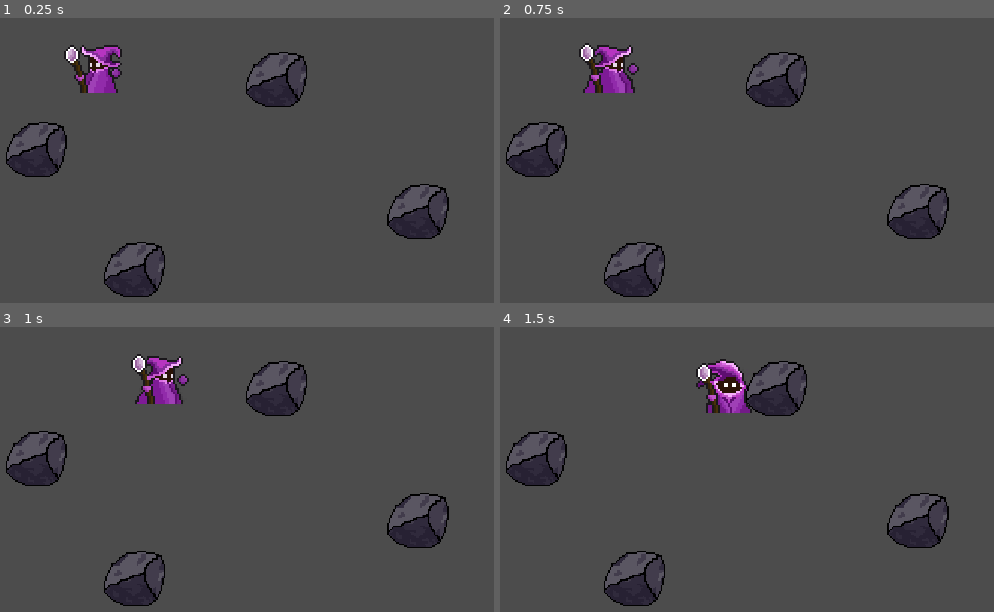
Above: before the commit, frames 1-4 (two rows, left to right).
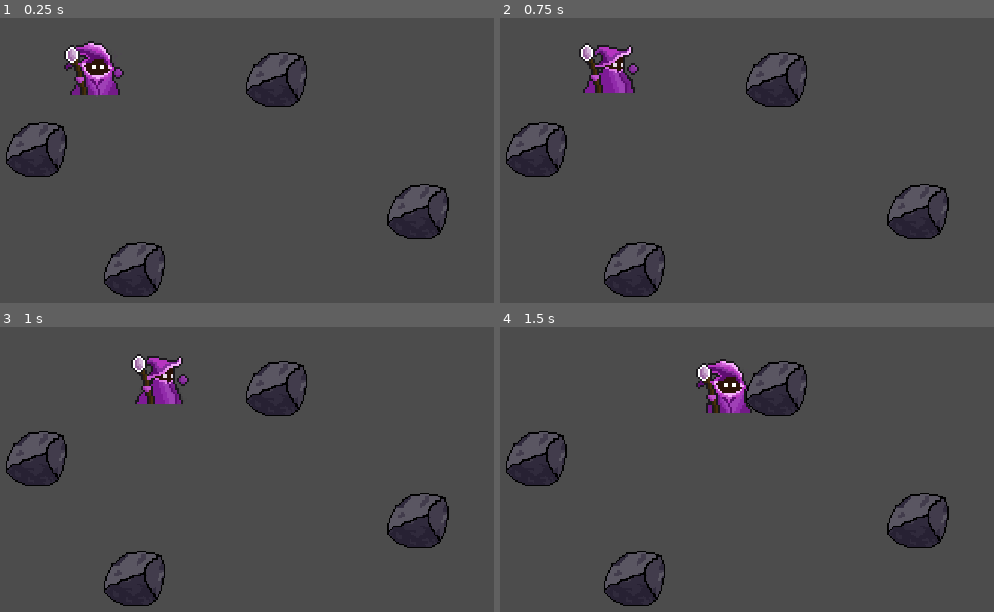
Above: after the commit, the same moments.

Repository: Argha-Ghosh/growth
Game: Godot game, scene res://Scenes/Level-1_Main Scene.tscn
Same seed, same stepped clock (60 frames per second), same inputs: the game is played once before the commit and once after it.
Inputs:
- Up to frame 1 (0.25 s): no input
- Up to frame 2 (0.75 s): tap Enter at 0.5 s; hold D (Move_right) from 0.53 s (still down)
- Up to frame 3 (1 s): keep holding D (Move_right)
- Up to frame 4 (1.5 s): release D (Move_right) at 1.28 s; hold S (Move_down) from 1.28 s (still down)

The runs differ from the first frame. In frame 1, 1.2% of the frame differs, in the area x 12-26%, y 8-28%; in frame 2, nothing differs; in frame 3, nothing differs; in frame 4, nothing differs.

Commit message:
Added the fireball attack animation spritesheet

Diff:
--- a/Assets/Player/Player.tscn
+++ b/Assets/Player/Player.tscn
@@ -171,11 +171,13 @@
 blend_point_0/node = SubResource( 13 )
 blend_point_0/pos = Vector2( -1, 0 )
 blend_point_1/node = SubResource( 14 )
-blend_point_1/pos = Vector2( 0, 1 )
+blend_point_1/pos = Vector2( 0, 1.1 )
 blend_point_2/node = SubResource( 15 )
 blend_point_2/pos = Vector2( 1, 0 )
 blend_point_3/node = SubResource( 16 )
-blend_point_3/pos = Vector2( 0, -1 )
+blend_point_3/pos = Vector2( 0, -1.1 )
+min_space = Vector2( -1, -1.1 )
+max_space = Vector2( 1, 1.1 )
 blend_mode = 1
 
 [sub_resource type="AnimationNodeAnimation" id=18]
@@ -194,11 +196,13 @@
 blend_point_0/node = SubResource( 18 )
 blend_point_0/pos = Vector2( -1, 0 )
 blend_point_1/node = SubResource( 19 )
-blend_point_1/pos = Vector2( 0, 1 )
+blend_point_1/pos = Vector2( 0, 1.1 )
 blend_point_2/node = SubResource( 20 )
 blend_point_2/pos = Vector2( 1, 0 )
 blend_point_3/node = SubResource( 21 )
-blend_point_3/pos = Vector2( 0, -1 )
+blend_point_3/pos = Vector2( 0, -1.1 )
+min_space = Vector2( -1, -1.1 )
+max_space = Vector2( 1, 1.1 )
 blend_mode = 1
 
 [sub_resource type="AnimationNodeStateMachineTransition" id=23]
@@ -247,5 +251,5 @@
 anim_player = NodePath("../AnimationPlayer")
 active = true
 parameters/playback = SubResource( 9 )
-parameters/idle/blend_position = Vector2( -0.389986, -0.066474 )
+parameters/idle/blend_position = Vector2( -0.00352609, 1.12225 )
 parameters/run/blend_position = Vector2( 0, 0 )
--- a/Scenes/Level-1_Main Scene.tscn
+++ b/Scenes/Level-1_Main Scene.tscn
@@ -3,19 +3,21 @@
 [ext_resource path="res://Assets/Player/Player.tscn" type="PackedScene" id=1]
 [ext_resource path="res://Assets/Obstacles/Boulder.tscn" type="PackedScene" id=2]
 
-[node name="Level-1_Main Scene" type="YSort"]
+[node name="Level-1_Main Scene" type="Node2D"]
 
-[node name="Player" parent="." instance=ExtResource( 1 )]
+[node name="YSort" type="YSort" parent="."]
+
+[node name="Player" parent="YSort" instance=ExtResource( 1 )]
 position = Vector2( 64, 45 )
 
-[node name="Boulder" parent="." instance=ExtResource( 2 )]
+[node name="Boulder" parent="YSort" instance=ExtResource( 2 )]
 position = Vector2( 153, 53 )
 
-[node name="Boulder2" parent="." instance=ExtResource( 2 )]
+[node name="Boulder2" parent="YSort" instance=ExtResource( 2 )]
 position = Vector2( 33, 88 )
 
-[node name="Boulder3" parent="." instance=ExtResource( 2 )]
+[node name="Boulder3" parent="YSort" instance=ExtResource( 2 )]
 position = Vector2( 224, 119 )
 
-[node name="Boulder4" parent="." instance=ExtResource( 2 )]
+[node name="Boulder4" parent="YSort" instance=ExtResource( 2 )]
 position = Vector2( 82, 148 )
Binary file added: Assets/Player/fireball_down.png
Binary file added: Assets/Player/fireball_left.png
Not shown, added: Assets/Player/fireball_left.png.import
Binary file added: Assets/Player/fireball_right.png
Not shown, added: Assets/Player/fireball_right.png.import
Binary file added: Assets/Player/fireball_up.png
Not shown, changed: Assets/Raw/Pixel Bat.xcf
Not shown, changed: Assets/Raw/Player.xcf
Not shown, added: Assets/Raw/fireball_down.xcf
Not shown, changed: Assets/Raw/fireball_right.xcf
Not shown, added: Assets/Raw/fireball_up.xcf
Not shown, changed: Assets/Raw/player_back.xcf
(and 2 more such lines)
